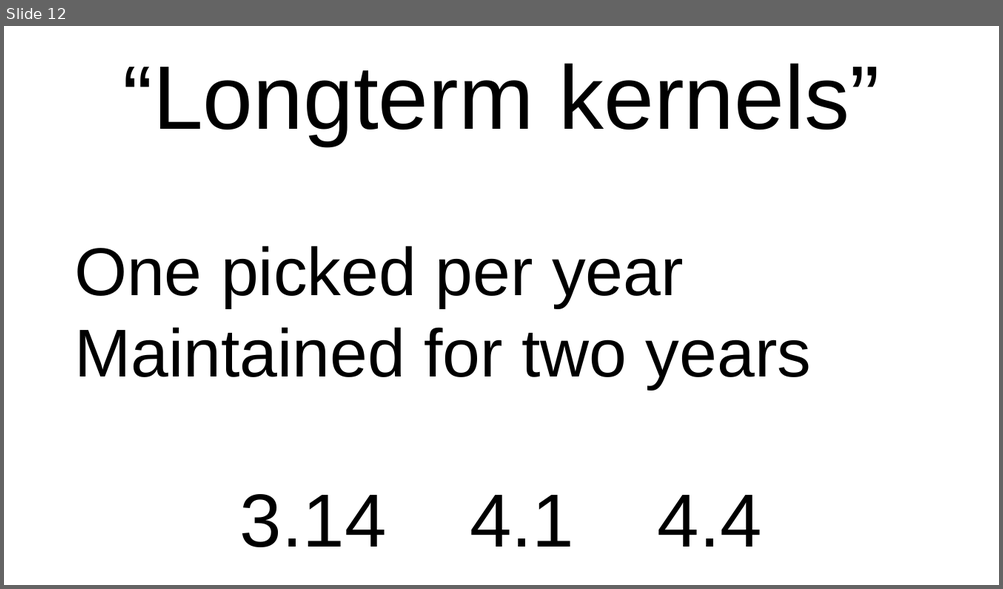
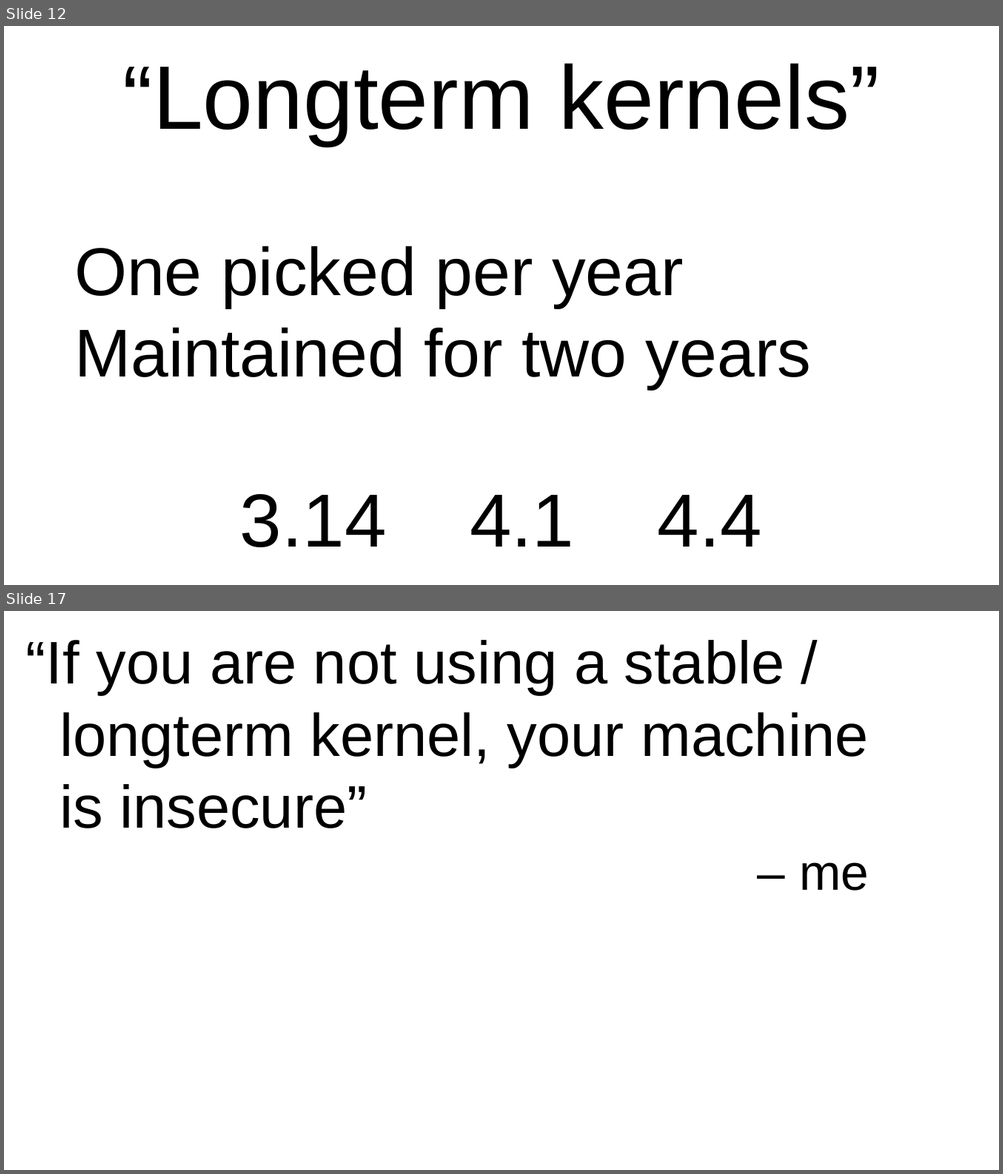
Before and after one commit to gregkh/kernel-development, a slide deck: kernel-development-16x9.odp. Shown one above the other, each under a label of ours: slide 12 before the commit, slides 12 and 17 after it; the slides between them are not shown. The pictures are 1003x589 and 1003x1174 pixels, drawn with LibreOffice and Linux fonts; fonts in the diff are those of the drawing. Boxes give left, top, right and bottom in pixels: in the first picture for what was removed or moved away, otherwise in the second. Text is boxed around its words. In the diff, an @@ line names an element or a change of style, - is before the commit and + after.

```diff
--- a/kernel-development-16x9.odp
+++ b/kernel-development-16x9.odp
@@ slide 17 added at bbox=[4, 611, 999, 1170], background #FFFFFF @@
@@ text added at bbox=[26, 640, 868, 891], 48 pt, text #000000 @@
+“If you are not using a stable /
+longterm kernel, your machine
+is insecure”
+– me
```
Also in this commit, not shown: 4 slides changed, 11 other slides added, 2 slides removed, 2 other files.
